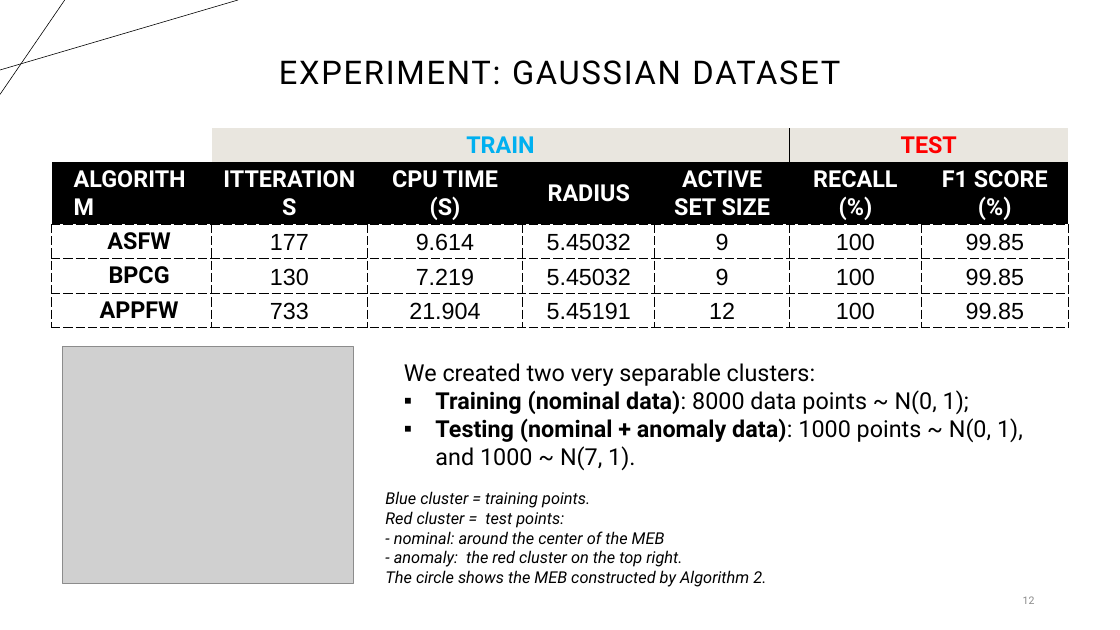
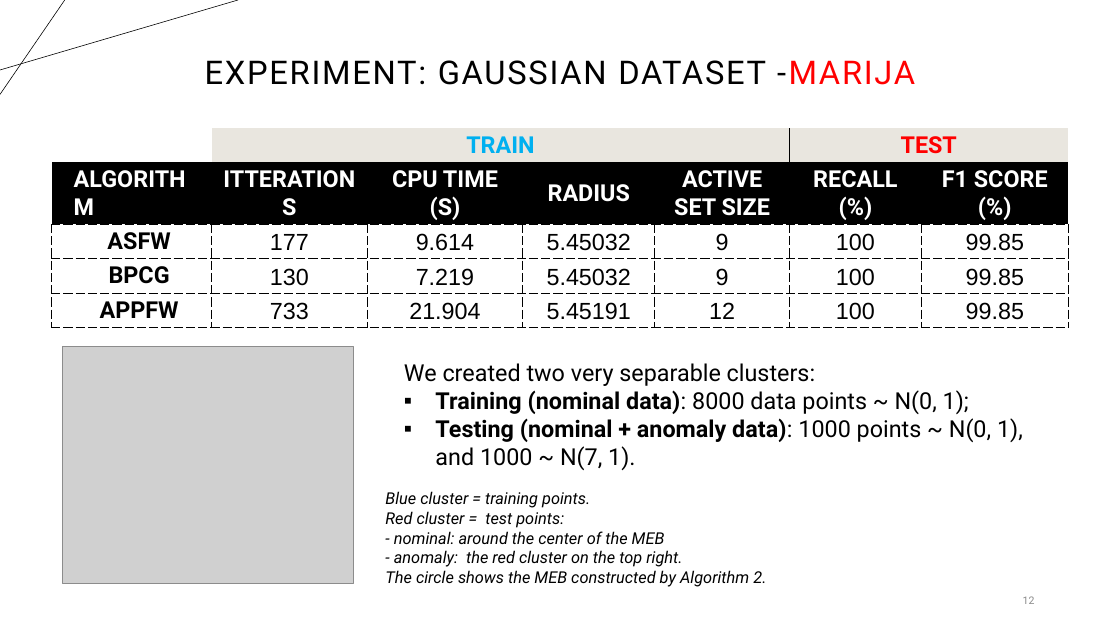
Before and after one commit to suleymanerim1/MEB_FrankWolfe_Optimization, a slide deck: slide 12 of Theory/Minimum Enclosing Ball for FW_Updated.pptx. Drawn at 1120x630 pixels with LibreOffice and Linux fonts; fonts in the diff are those of the drawing; grey boxes stand for pictures. Boxes give left, top, right and bottom in pixels: in the first picture for what was removed or moved away, otherwise in the second. Text is boxed around its words. In the diff, an @@ line names an element or a change of style, - is before the commit and + after.

```diff
--- a/Theory/Minimum Enclosing Ball for FW_Updated.pptx
+++ b/Theory/Minimum Enclosing Ball for FW_Updated.pptx
@@ title at (205,60,915,85): text changed @@
-EXPERIMENT: GAUSSIAN DATASET
+EXPERIMENT: GAUSSIAN DATASET -MARIJA
```
Also in this commit, not shown: 11 other slides changed.
